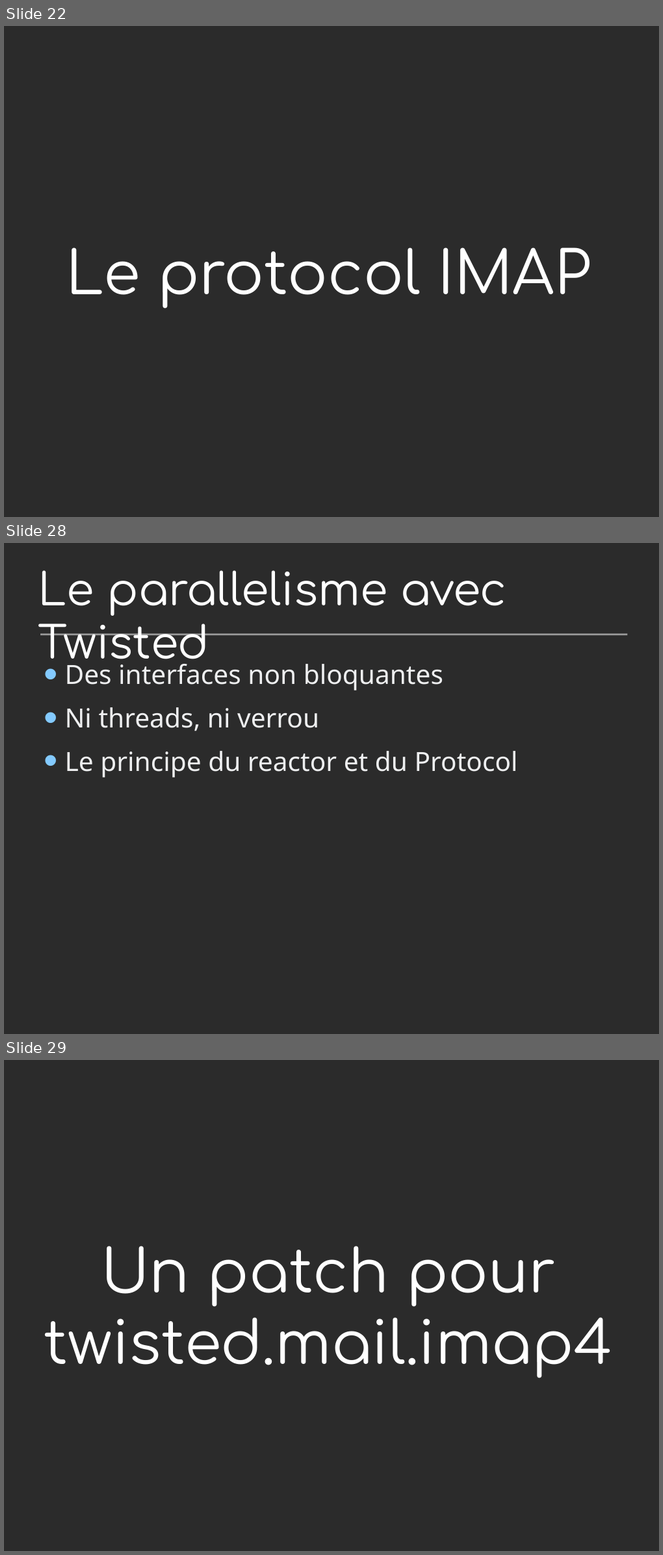
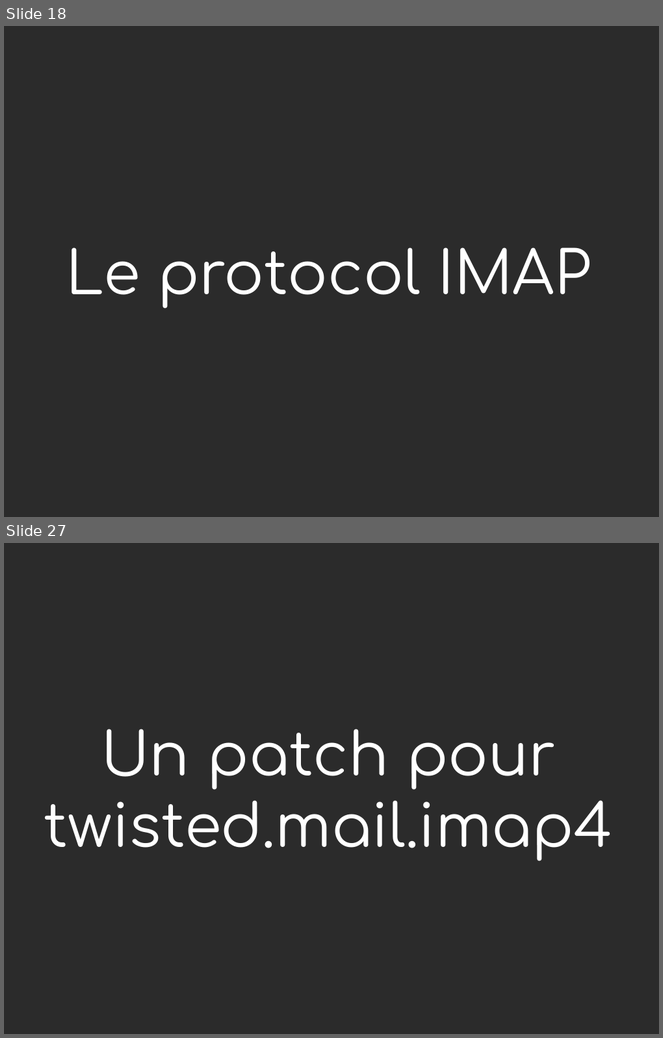
Before and after one commit to jdb/jdb.github.com, a slide deck: imap_idle/pycon-presentation/imap-idle-makingoff.odp. Shown one above the other, each under a label of ours: slides 22, 28 and 29 before the commit, slides 18 and 27 after it; the slides between them are not shown. The pictures are 663x1555 and 663x1038 pixels, drawn with LibreOffice and Linux fonts; fonts in the diff are those of the drawing; background and template pictures are left out; a plain dark background stands for a picture behind light text. Boxes give left, top, right and bottom in pixels: in the first picture for what was removed or moved away, otherwise in the second. Text is boxed around its words. In the diff, an @@ line names an element or a change of style, - is before the commit and + after.

```diff
--- a/imap_idle/pycon-presentation/imap-idle-makingoff.odp
+++ b/imap_idle/pycon-presentation/imap-idle-makingoff.odp
@@ slide 28 removed at (4, 543, 659, 1034), background picture (left out) @@
@@ title removed at (38, 570, 507, 670) @@
-Le parallelisme avec Twisted
@@ line removed from (40, 635) to (628, 635) @@
@@ text removed at (65, 664, 518, 778) @@
-• Des interfaces non bloquantes
-• Ni threads, ni verrou
-• Le principe du reactor et du Protocol
@@ what was slide 22 is now slide 18 @@
@@ what was slide 29 is now slide 27 @@
```
Also in this commit, not shown: 10 slides changed, 13 slides added, 11 other slides removed, 4 other files.
